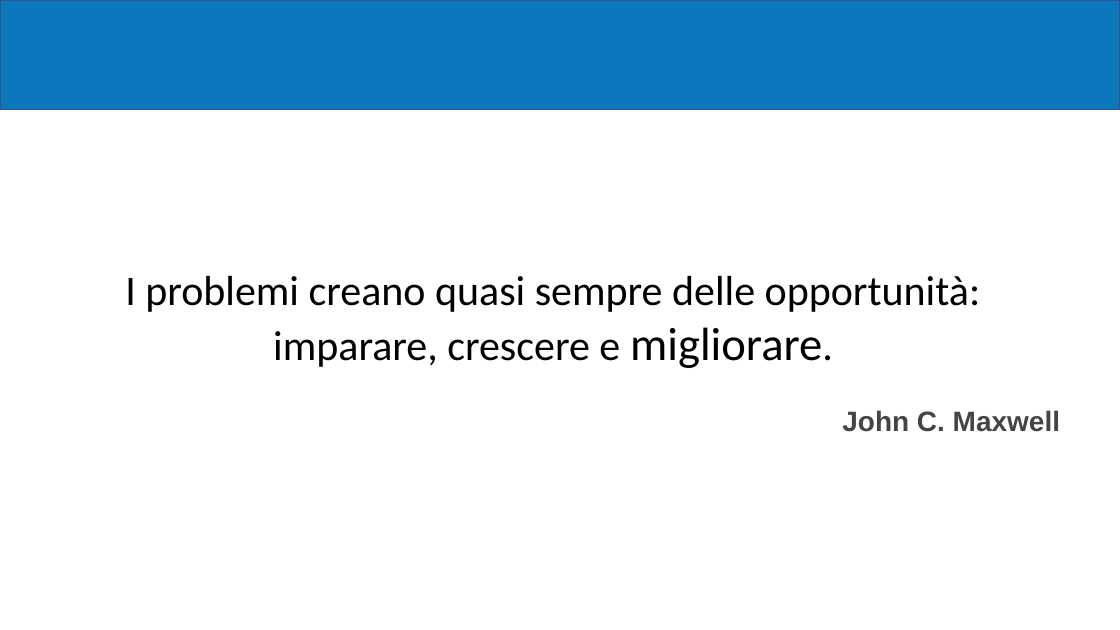
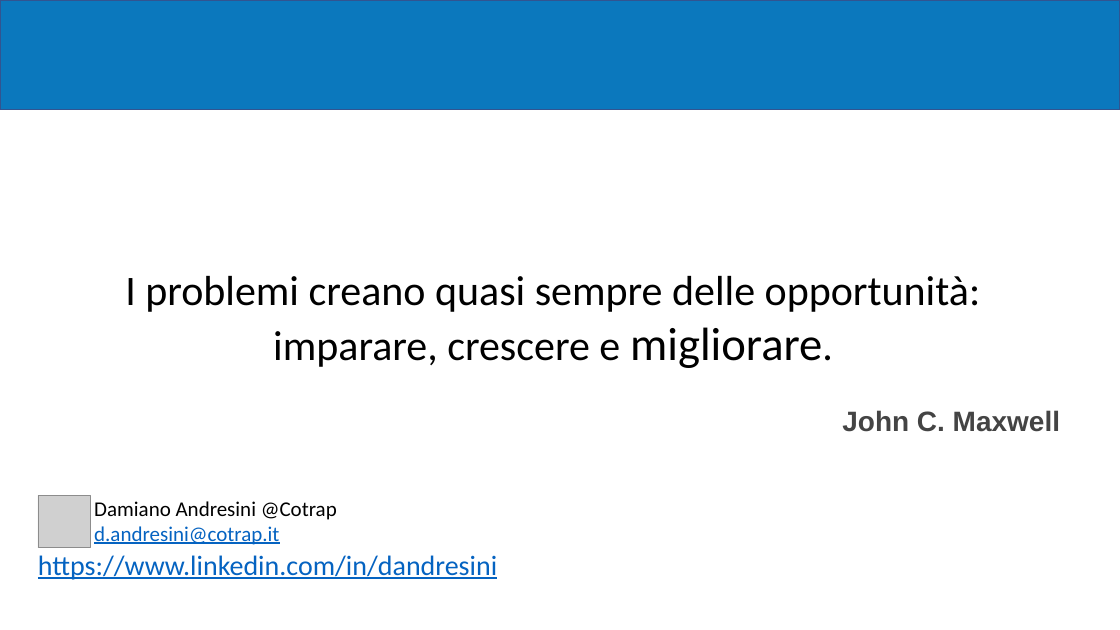
Before and after one commit to dandresini/azuredayb2c2022, a slide deck: slide 9 of AzureDay2022.pptx. Drawn at 1120x630 pixels with LibreOffice and Linux fonts; fonts in the diff are those of the drawing; grey boxes stand for pictures; background and template pictures are left out. Boxes give left, top, right and bottom in pixels: in the first picture for what was removed or moved away, otherwise in the second. Text is boxed around its words. In the diff, an @@ line names an element or a change of style, - is before the commit and + after.

Commit message:
post presentation

```diff
--- a/AzureDay2022.pptx
+++ b/AzureDay2022.pptx
@@ picture added at [38,496,91,549] @@
@@ text added at [94,501,337,545], 18 pt, text #000000 @@
+Damiano Andresini @Cotrap
+d.andresini@cotrap.it
@@ text added at [38,555,497,580], 24 pt, text #0563C1, underline @@
+https://www.linkedin.com/in/dandresini
```
Also in this commit, not shown: 1 other file.
